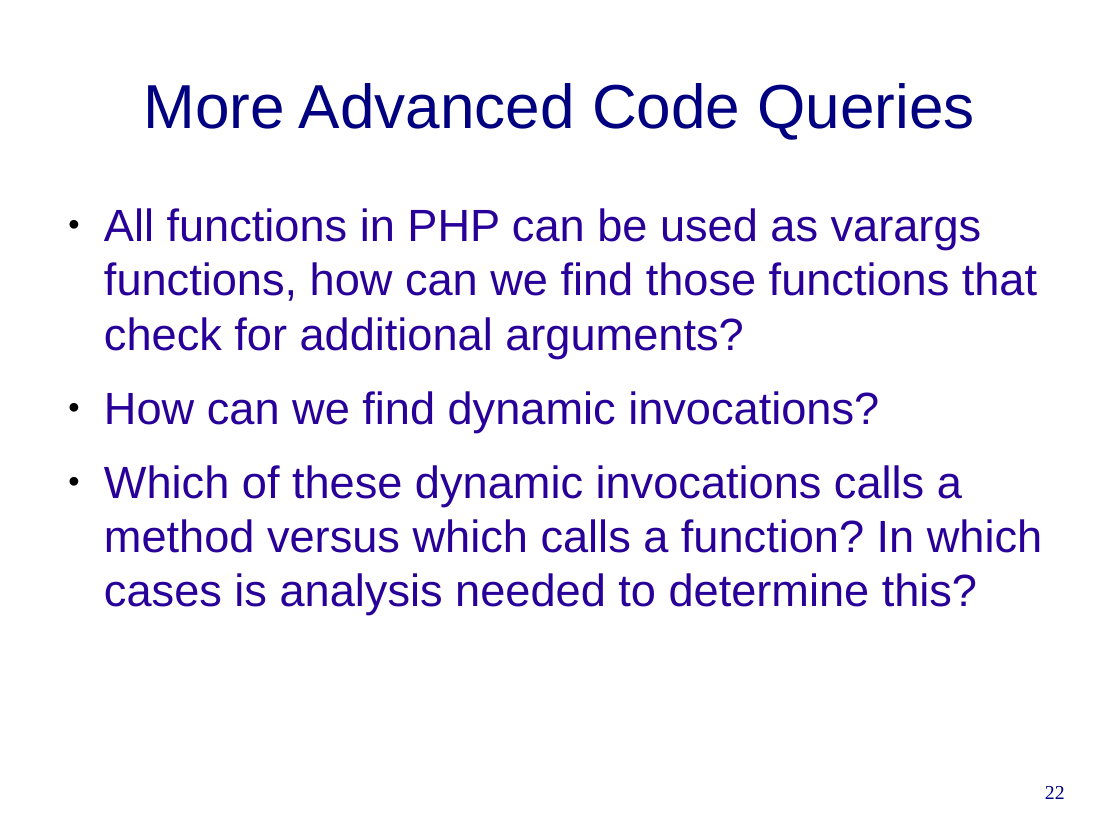
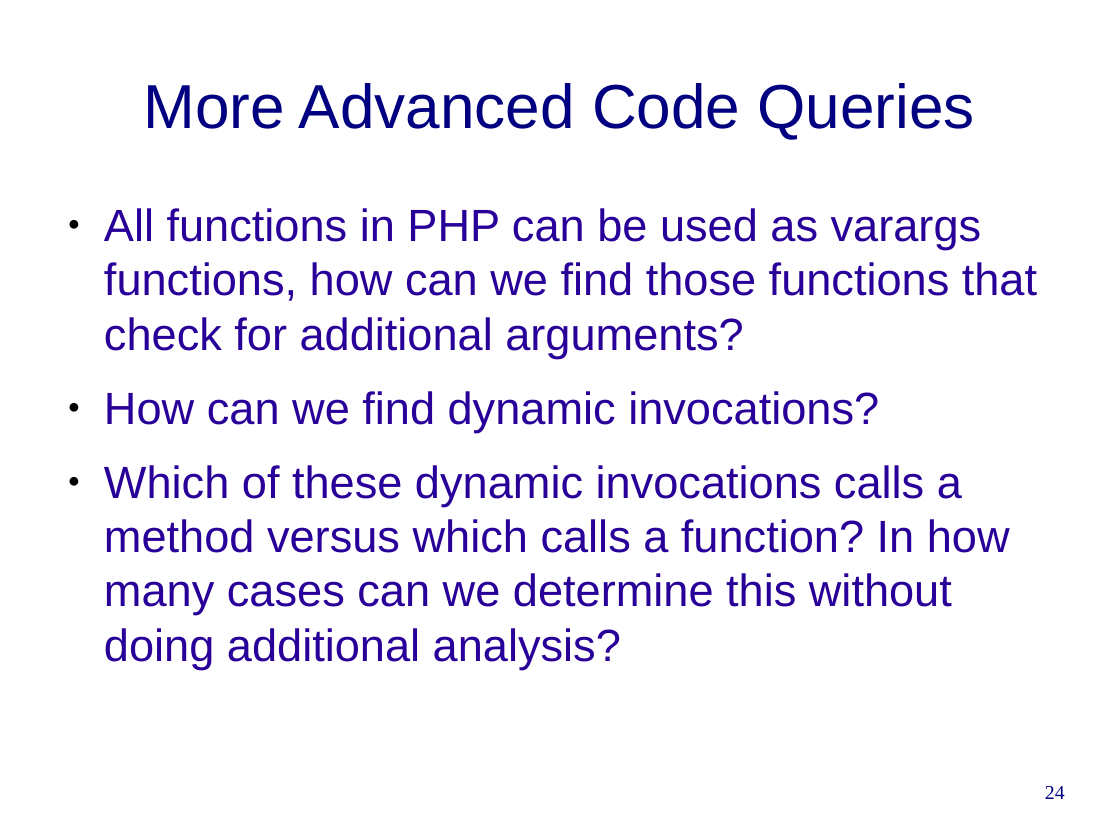
Before and after one commit to cwi-swat/rascal-course-pldi-2015, a slide deck: slide 24 of presentations/PHP-analysis.odp (slide 22 before the commit). Drawn at 1120x840 pixels with LibreOffice and Linux fonts; fonts in the diff are those of the drawing; background and template pictures are left out. Boxes give left, top, right and bottom in pixels: in the first picture for what was removed or moved away, otherwise in the second. Text is boxed around its words. In the diff, an @@ line names an element or a change of style, - is before the commit and + after.

Commit message:
Added some details on AST, summarized additional analysis support

```diff
--- a/presentations/PHP-analysis.odp
+++ b/presentations/PHP-analysis.odp
@@ text at (104,465,1010,669): text changed @@
-● Which of these dynamic invocations calls a method versus which calls a function? In which cases is analysis needed to determine this?
+● Which of these dynamic invocations calls a method versus which calls a function? In how many cases can we determine this without doing additional analysis?
@@ page number at (1045,786,1065,799): text changed @@
-22
+24
```
Also in this commit, not shown: 7 other slides changed, 3 slides added, 4 slides removed.
